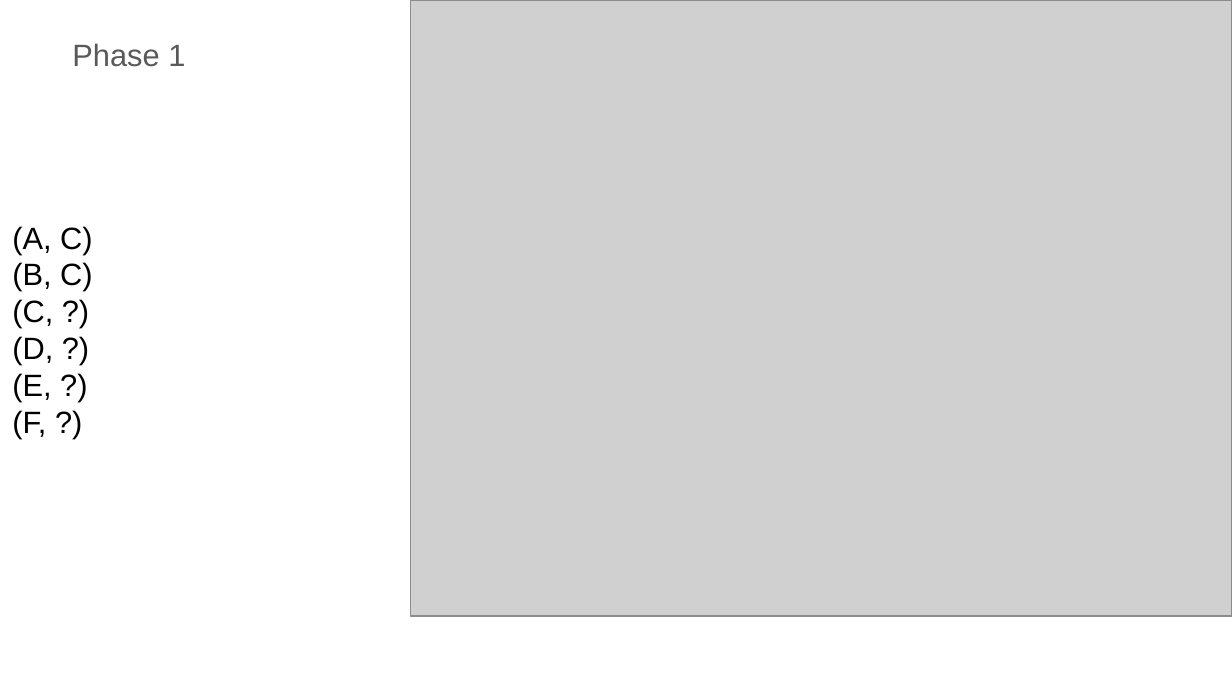
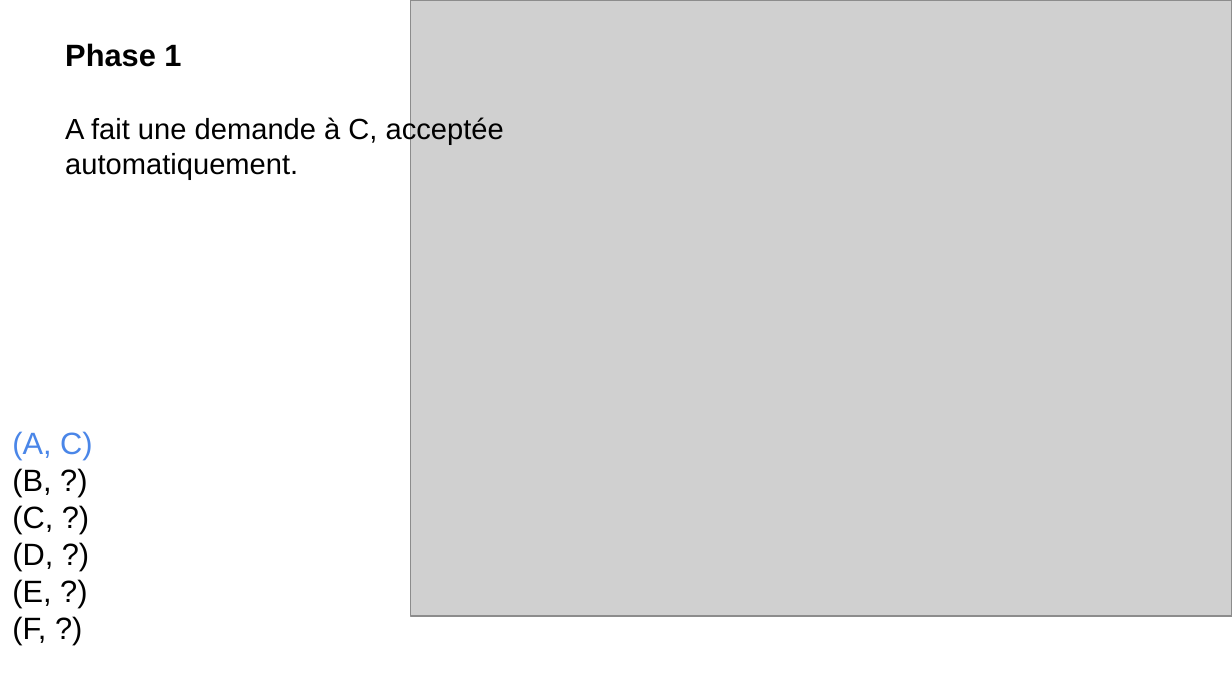
Before and after one commit to karimizerx/stable.roommates.problem, a slide deck: slide 18 of annexe.pptx (slide 16 before the commit). Drawn at 1232x693 pixels with LibreOffice and Linux fonts; fonts in the diff are those of the drawing; grey boxes stand for pictures. Boxes give left, top, right and bottom in pixels: in the first picture for what was removed or moved away, otherwise in the second. Text is boxed around its words. In the diff, an @@ line names an element or a change of style, - is before the commit and + after.

```diff
--- a/annexe.pptx
+++ b/annexe.pptx
@@ text added at [65,43,504,179], 17 pt, text #000000 @@
+Phase 1
+A fait une demande à C, acceptée automatiquement.
@@ text removed at [72,43,185,67] @@
-Phase 1
@@ text "(A, C)": place and size @@
-text "(A, C)" at [12,226,92,439]
+text "(A, C)" at [12,431,92,645]
@@ text at [12,431,92,460]: text colour #000000 to #4A86E8 in "(A, C)" @@
@@ text at [12,468,51,497]: text changed @@
-(B, C)
+(B, ?)
```
Also in this commit, not shown: 40 other slides changed, 8 slides added, 5 slides removed, 1 other file.
